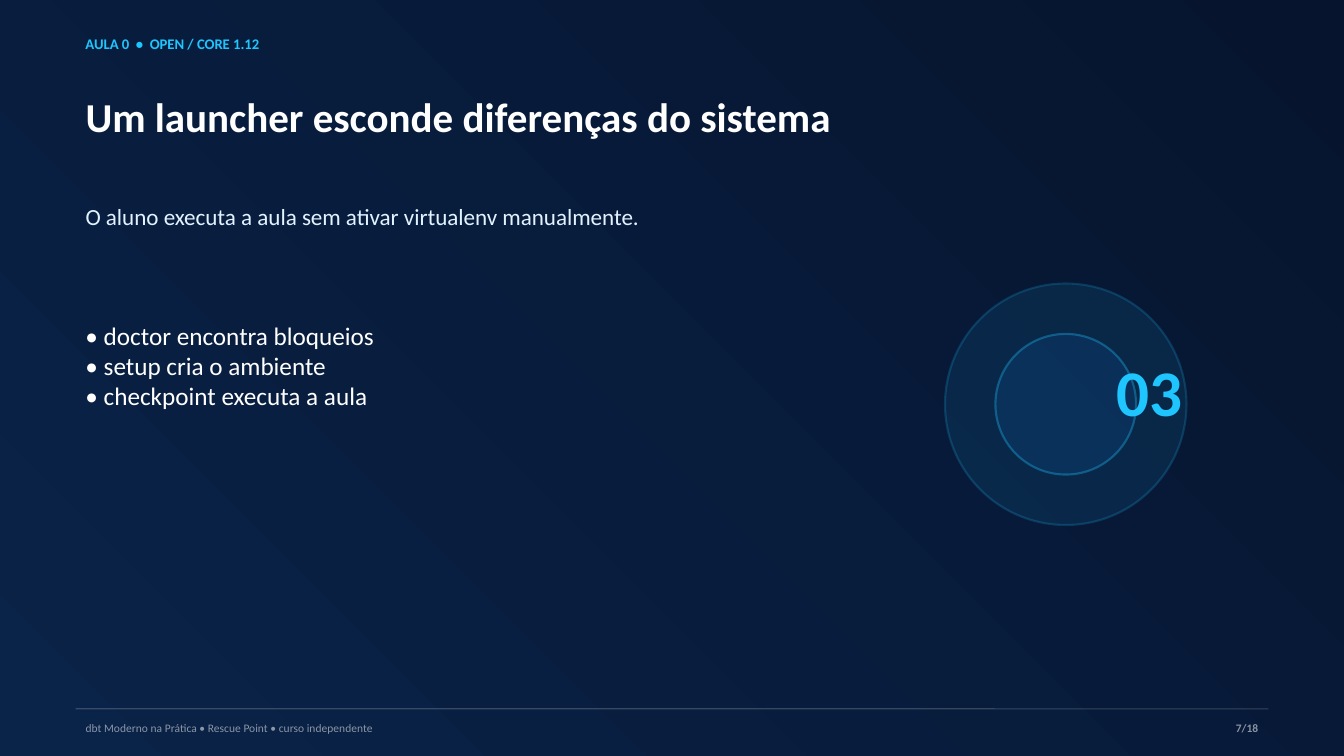
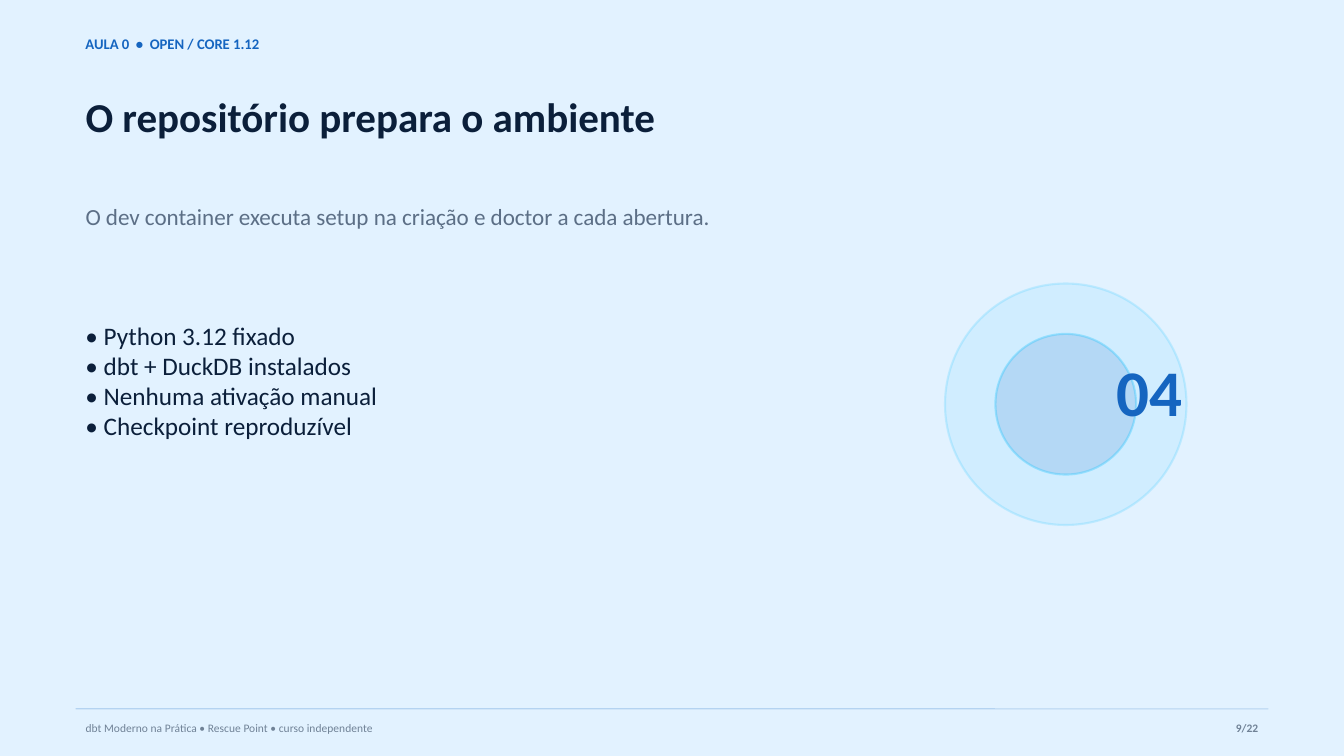
Before and after one commit to AnselmoBorges/dbt-moderno-na-pratica, a slide deck: slide 9 of assets/decks/aula-00-ambiente.pptx (slide 7 before the commit). Drawn at 1344x756 pixels with LibreOffice and Linux fonts; fonts in the diff are those of the drawing. Boxes give left, top, right and bottom in pixels: in the first picture for what was removed or moved away, otherwise in the second. Text is boxed around its words. In the diff, an @@ line names an element or a change of style, - is before the commit and + after.

Commit message:
feat: recomenda Codespaces na aula zero

```diff
--- a/assets/decks/aula-00-ambiente.pptx
+++ b/assets/decks/aula-00-ambiente.pptx
@@ background gradient #06142E to #0A2348 to #E2F2FF @@
@@ text "AULA 0 • OPEN / ..." at <box>85,39,259,49</box>: text colour #1EC5FF to #1565C0 @@
@@ text at <box>86,103,655,139</box>: text changed; text colour #FFFFFF to #0B1F3A @@
-Um launcher esconde diferenças do sistema
+O repositório prepara o ambiente
@@ text at <box>86,209,710,229</box>: text changed; text colour #E2F2FF to #5C6F86 @@
-O aluno executa a aula sem ativar virtualenv manualmente.
+O dev container executa setup na criação e doctor a cada abertura.
@@ text at <box>104,327,376,439</box>: text changed; text colour #FFFFFF to #0B1F3A @@
-• doctor encontra bloqueios
-• setup cria o ambiente
-• checkpoint executa a aula
+• Python 3.12 fixado
+• dbt + DuckDB instalados
+• Nenhuma ativação manual
+• Checkpoint reproduzível
@@ text at <box>1117,362,1183,432</box>: text changed; text colour #1EC5FF to #1565C0 @@
-03
+04
@@ text "dbt Moderno na Prática • ..." at <box>86,724,373,734</box>: text colour #FFFFFF at 53% opacity to #0B1F3A at 53% opacity @@
@@ line (76, 709) - (1268, 709): stroke #FFFFFF 0.75 pt to #1565C0 0.75 pt @@
@@ text at <box>1236,724,1258,732</box>: text changed; text colour #FFFFFF at 53% opacity to #0B1F3A at 53% opacity @@
-7/18
+9/22
```
Also in this commit, not shown: 16 other slides changed, 5 slides added, 1 slide removed, 22 other files.
